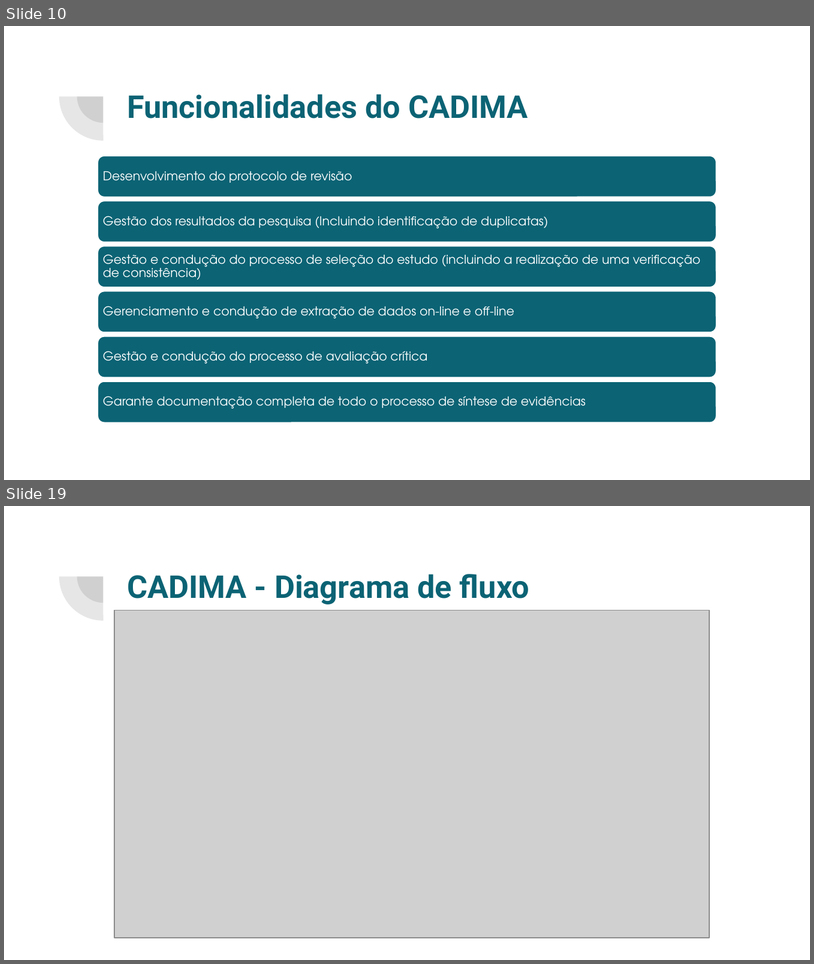
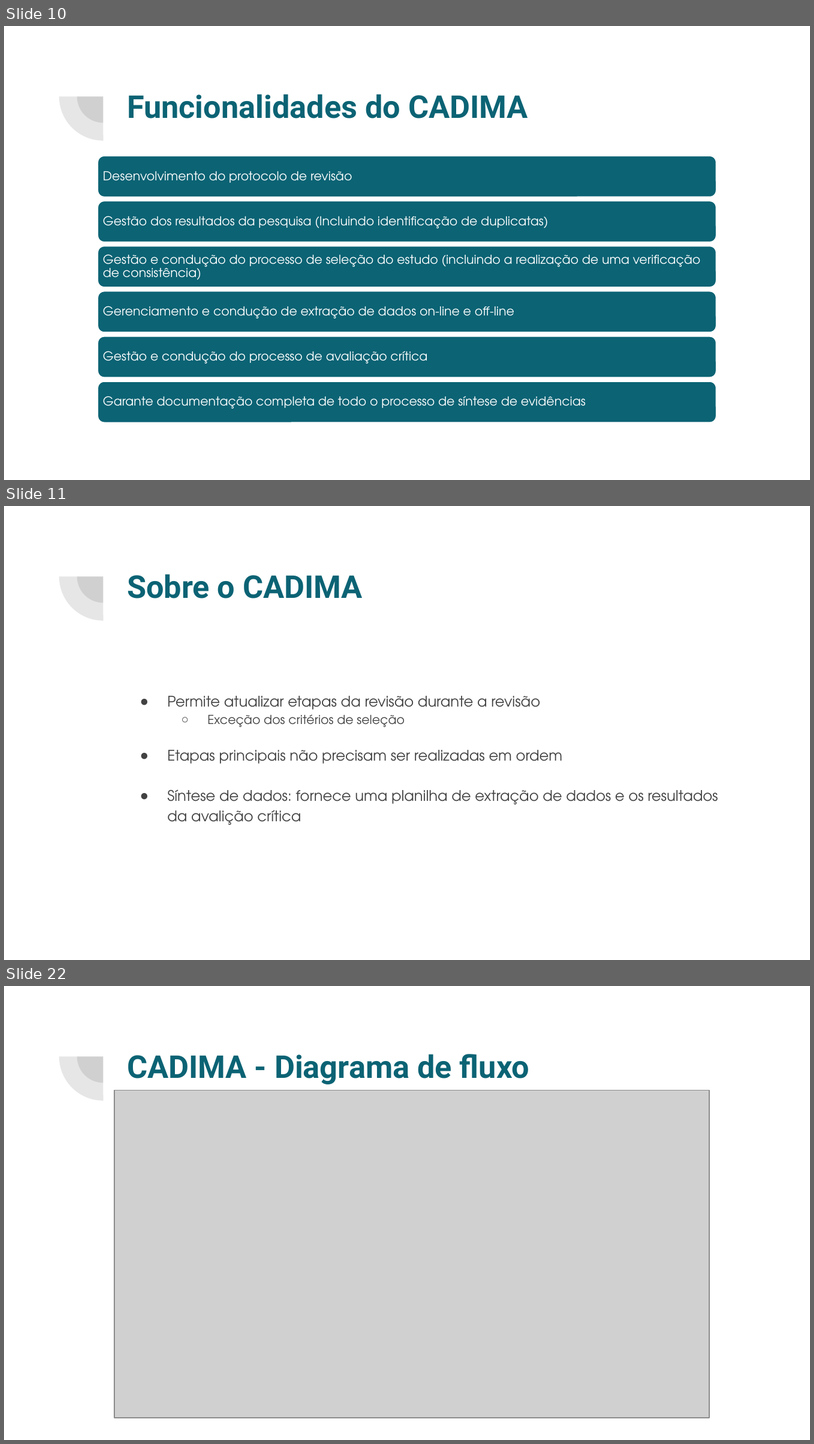
Before and after one commit to cglima/apresentacao-revisao-sistematica, a slide deck: apresentacao-revisao-sistematica.pptx. Shown one above the other, each under a label of ours: slides 10 and 19 before the commit, slides 10, 11 and 22 after it; the slides between them are not shown. The pictures are 814x964 and 814x1444 pixels, drawn with LibreOffice and Linux fonts; fonts in the diff are those of the drawing; grey boxes stand for pictures. Boxes give left, top, right and bottom in pixels: in the first picture for what was removed or moved away, otherwise in the second. Text is boxed around its words. In the diff, an @@ line names an element or a change of style, - is before the commit and + after.

```diff
--- a/apresentacao-revisao-sistematica.pptx
+++ b/apresentacao-revisao-sistematica.pptx
@@ slide 11 added at <box>4,506,810,960</box>, background #FFFFFF; not listed: 2 template elements that a slide beside it also shows @@
@@ title added at <box>127,574,363,598</box>, 28 pt, text #0B6374, bold @@
+Sobre o CADIMA
@@ text added at <box>167,696,718,825</box>, 13 pt, text #424242 @@
+● Permite atualizar etapas da revisão durante a revisão
+  ○ Exceção dos critérios de seleção
+● Etapas principais não precisam ser realizadas em ordem
+● Síntese de dados: fornece uma planilha de extração de dados e os resultados da avalição crítica
@@ what was slide 19 is now slide 22 @@
```
Also in this commit, not shown: 10 slides changed, 2 other slides added.
